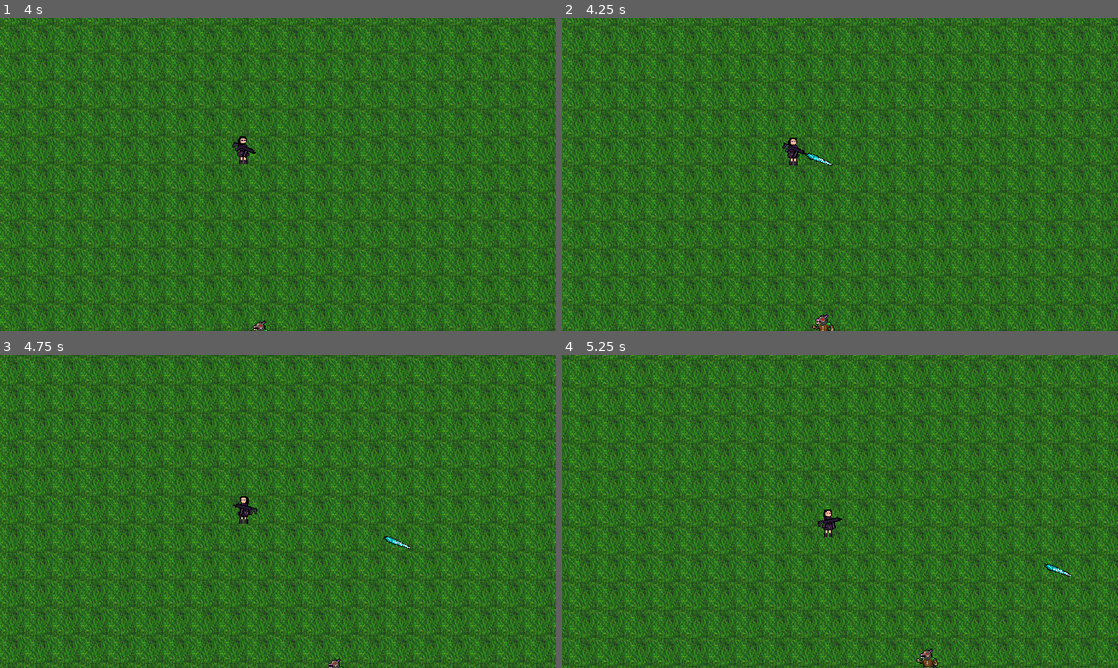
Above: before the commit, frames 1-4 (two rows, left to right).
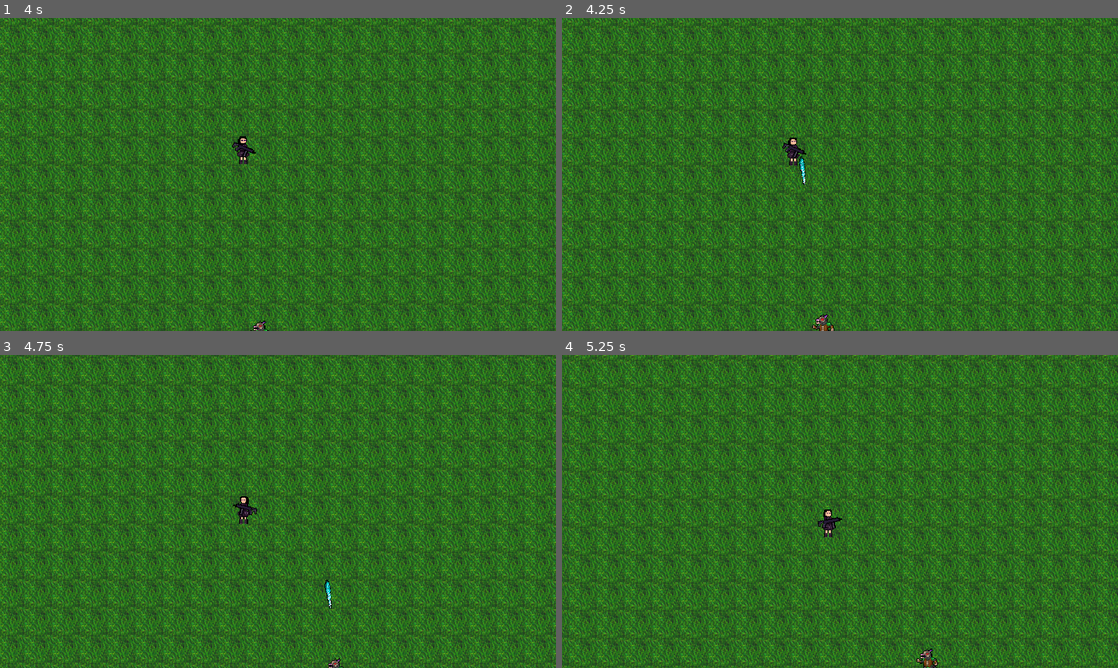
Above: after the commit, the same moments.

Repository: PeterPauk/Godot-Survivors-Clone
Game: Godot game, scene res://World/world.tscn
Same seed, same stepped clock (60 frames per second), same inputs: the game is played once before the commit and once after it.
Inputs (mouse positions are in pixels of both pictures, inside the frame that each line leads up to):
- Up to frame 1 (4 s): tap Enter at 0.5 s; move the mouse to (400, 158) at 0.52 s; hold D (right) 0.53-1.28 s; tap Q (dash) every 0.75 s from 0.6 to 3.6 s; move the mouse to (166, 190) at 1.27 s; hold S (down) 1.28-2.03 s; move the mouse to (333, 105) at 2.02 s; hold D (right) 2.03-2.78 s; move the mouse to (250, 237) at 2.77 s; hold W (up) 2.78-3.53 s; move the mouse to (444, 221) at 3.52 s; hold A (left) from 3.53 s (still down)
- Up to frame 2 (4.25 s): keep holding A (left)
- Up to frame 3 (4.75 s): keep holding A (left); move the mouse to (111, 464) at 4.27 s; tap Q (dash) at 4.35 s
- Up to frame 4 (5.25 s): move the mouse to (867, 511) at 5.02 s; release A (left) at 5.03 s; hold S (down) from 5.03 s (still down); tap Q (dash) at 5.1 s

Frame 1 is identical in both runs. In frame 2, 0.1% of the frame differs, in the area x 42-49%, y 43-54%; in frame 3, 0.1%, in the area x 58-74%, y 57-82%; in frame 4, less than 0.1%.

Commit message:
shadow attack is now separate scene

Diff:
--- /dev/null
+++ b/Cards/shadow_orb_card.tscn
@@ -0,0 +1,30 @@
+[gd_scene load_steps=3 format=3 uid="uid://bgibv2fxc44of"]
+
+[ext_resource type="Script" path="res://Utility/shadow_orb.gd" id="1_afpq7"]
+
+[sub_resource type="CircleShape2D" id="CircleShape2D_jky0k"]
+radius = 377.117
+
+[node name="Node2D" type="Node2D"]
+script = ExtResource("1_afpq7")
+
+[node name="ShadowOrbTimer" type="Timer" parent="."]
+unique_name_in_owner = true
+wait_time = 4.0
+
+[node name="ShadowAttackTimer" type="Timer" parent="ShadowOrbTimer"]
+unique_name_in_owner = true
+wait_time = 0.075
+
+[node name="EnemyDetectArea" type="Area2D" parent="."]
+collision_layer = 4
+collision_mask = 4
+monitorable = false
+
+[node name="CollisionShape2D" type="CollisionShape2D" parent="EnemyDetectArea"]
+shape = SubResource("CircleShape2D_jky0k")
+
+[connection signal="timeout" from="ShadowOrbTimer" to="." method="_on_shadow_orb_timer_timeout"]
+[connection signal="timeout" from="ShadowOrbTimer/ShadowAttackTimer" to="." method="_on_shadow_attack_timer_timeout"]
+[connection signal="body_entered" from="EnemyDetectArea" to="." method="_on_enemy_detect_area_body_entered"]
+[connection signal="body_exited" from="EnemyDetectArea" to="." method="_on_enemy_detect_area_body_exited"]
--- a/Player/player.gd
+++ b/Player/player.gd
@@ -9,11 +9,12 @@
 @onready var enemy = get_tree().get_first_node_in_group("enemy")
 @onready var walk_anim = $AnimationPlayer
 
-@onready var shadow = get_node("%ShadowOrb")
+var shadow_orb_attack =  preload("res://Cards/shadow_orb_card.tscn")
 
 func _ready():
+	var shadow = shadow_orb_attack.instantiate()
+	add_child(shadow)
 	shadow.attack()
-
 
 func _physics_process(delta):
 	movement()
--- a/Player/player.tscn
+++ b/Player/player.tscn
@@ -1,11 +1,10 @@
-[gd_scene load_steps=13 format=3 uid="uid://bntugelqqirvx"]
+[gd_scene load_steps=11 format=3 uid="uid://bntugelqqirvx"]
 
 [ext_resource type="Script" path="res://Player/player.gd" id="1_6523k"]
 [ext_resource type="Texture2D" uid="uid://bppn4wuq11bg7" path="res://Textures/Player/Goth Girl-Sheet fin-Sheet.png" id="2_7sjon"]
 [ext_resource type="Script" path="res://Player/dynamic_cam.gd" id="3_o1ukv"]
 [ext_resource type="PackedScene" uid="uid://b1abs8eqyt7ae" path="res://Utility/hurt_box.tscn" id="3_wsr3l"]
 [ext_resource type="PackedScene" uid="uid://dhj2f2wwi330i" path="res://Utility/weapon.tscn" id="4_qt33n"]
-[ext_resource type="Script" path="res://Utility/shadow_orb.gd" id="6_2mfgj"]
 
 [sub_resource type="CapsuleShape2D" id="CapsuleShape2D_ykqls"]
 radius = 6.0
@@ -53,9 +52,6 @@
 "walk": SubResource("Animation_lsloh")
 }
 
-[sub_resource type="CircleShape2D" id="CircleShape2D_buv7q"]
-radius = 377.117
-
 [node name="Player" type="CharacterBody2D" groups=["player"]]
 motion_mode = 1
 script = ExtResource("1_6523k")
@@ -102,32 +98,8 @@
 [node name="Weapon" parent="." instance=ExtResource("4_qt33n")]
 position = Vector2(2, -3)
 
-[node name="ShadowOrb" type="Node2D" parent="."]
-unique_name_in_owner = true
-script = ExtResource("6_2mfgj")
-
-[node name="ShadowOrbTimer" type="Timer" parent="ShadowOrb"]
-unique_name_in_owner = true
-wait_time = 4.0
-
-[node name="ShadowAttackTimer" type="Timer" parent="ShadowOrb/ShadowOrbTimer"]
-unique_name_in_owner = true
-wait_time = 0.075
-
-[node name="EnemyDetectArea" type="Area2D" parent="ShadowOrb"]
-collision_layer = 4
-collision_mask = 4
-monitorable = false
-
-[node name="CollisionShape2D" type="CollisionShape2D" parent="ShadowOrb/EnemyDetectArea"]
-shape = SubResource("CircleShape2D_buv7q")
-
 [connection signal="timeout" from="Timer" to="." method="_on_timer_timeout"]
 [connection signal="timeout" from="Dash_Cooldown" to="." method="_on_dash_cooldown_timeout"]
 [connection signal="hurt" from="HurtBox" to="." method="_on_hurt_box_hurt"]
-[connection signal="timeout" from="ShadowOrb/ShadowOrbTimer" to="ShadowOrb" method="_on_shadow_orb_timer_timeout"]
-[connection signal="timeout" from="ShadowOrb/ShadowOrbTimer/ShadowAttackTimer" to="ShadowOrb" method="_on_shadow_attack_timer_timeout"]
-[connection signal="body_entered" from="ShadowOrb/EnemyDetectArea" to="ShadowOrb" method="_on_enemy_detect_area_body_entered"]
-[connection signal="body_exited" from="ShadowOrb/EnemyDetectArea" to="ShadowOrb" method="_on_enemy_detect_area_body_exited"]
 
 [editable path="HurtBox"]
